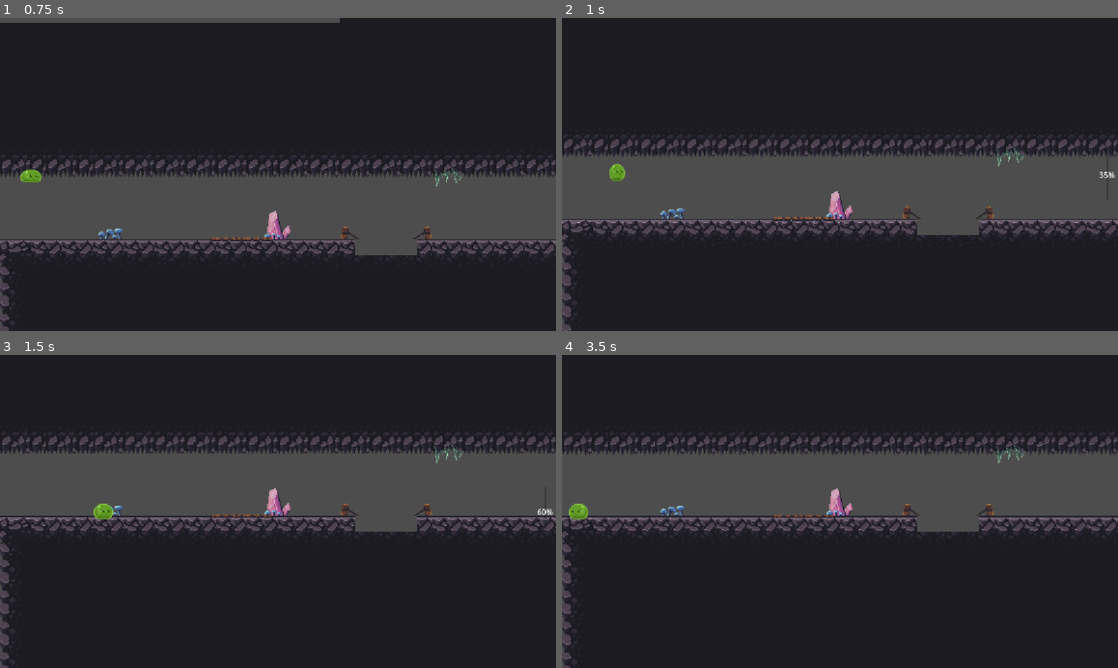
Above: before the commit, frames 1-4 (two rows, left to right).
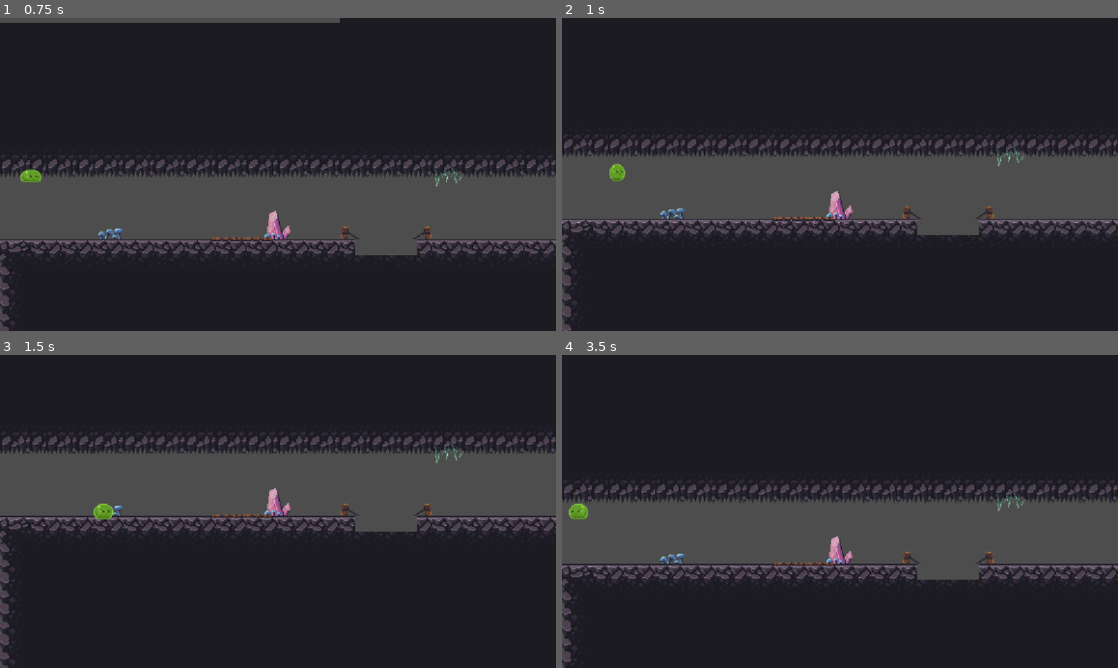
Above: after the commit, the same moments.

Repository: katfishkatfishing/bounce-
Game: Godot game, scene res://scenes/parkour/parkour.tscn
Two runs of this game, one before a commit and one after it. Both use one fixed random seed, a clock stepped at 60 frames per second and the inputs below. This scene is started directly instead of the project's main scene.
Inputs (mouse positions are in pixels of both pictures, inside the frame that each line leads up to):
- Up to frame 1 (0.75 s): tap Enter at 0.5 s; move the mouse to (250, 237) at 0.52 s; hold D (right) from 0.53 s (still down); hold W (up) from 0.53 s (still down); click (250, 237) at 0.67 s
- Up to frame 2 (1 s): keep holding D (right); keep holding W (up)
- Up to frame 3 (1.5 s): keep holding D (right); move the mouse to (444, 558) at 1.27 s; release W (up) at 1.28 s; tap Alt at 1.35 s
- Up to frame 4 (3.5 s): tap W (up) at 1.52, 1.55, 1.82, 2.85, 3.02, 3.32 s; move the mouse to (673, 464) at 2.02 s; release D (right) at 2.03 s; hold W (up) 2.03-2.78 s; hold A (left) from 2.03 s (still down); tap Shift at 2.1 s; move the mouse to (867, 511) at 2.77 s; click (867, 511) at 2.92 s

Frame 1 is identical in both runs. In frame 2, less than 0.1% of the frame differs, in the area x 96-100%, y 49-52%; in frame 3, less than 0.1%; in frame 4, 32%, in the area x 0-100%, y 25-100%.

Commit message:
fix jump works now

Diff:
--- a/bounce!/scripts/player.gd
+++ b/bounce!/scripts/player.gd
@@ -16,7 +16,9 @@
 
 #region
 var gpe_buildup : float = 0.0
+var rebound_primed: bool = false
 var is_bouncing_back: bool = false
+var is_rebound_jump: bool = false
 var coyote_timer: float = 0.0
 var coyote_time: float = 0.2
 var landing_timer: float = 0.0 #to count how long it takes to land
@@ -37,33 +39,27 @@
 	if not is_on_floor():
 		velocity += get_gravity() * delta
 		coyote_timer -= delta
+
 		if velocity.y > peak_fall_speed:
 			peak_fall_speed = velocity.y
 
-		if velocity.y > 0.0 and Input.is_action_pressed("up"):
+		# hold jump after falling
+		if Input.is_action_just_pressed("up"):
+			rebound_primed = true
+
+		if Input.is_action_just_released("up"):
+			rebound_primed = false
+			if velocity.y < 0.0 and not is_rebound_jump:
+				velocity.y *= 0.5
+
+		if rebound_primed and velocity.y > 0.0 and Input.is_action_pressed("up"):
 			energy_bar.visible = true
 			energy_bar.value = minf(peak_fall_speed * 0.5, max_buildup)
 		else:
 			energy_bar.visible = false
 	else:
 		coyote_timer = coyote_time
-
-	var just_landed = is_on_floor() and not was_on_floor_last_frame
-
-	if just_landed:
-		if Input.is_action_pressed("up") and peak_fall_speed > 0.0:
-			gpe_buildup = minf(peak_fall_speed * 0.5, max_buildup)
-			is_bouncing_back = true
-			landing_timer = coyote_time
-			peak_fall_speed = 0.0
-			energy_bar.visible = true
-			energy_bar.value = gpe_buildup
-		else:
-			if peak_fall_speed > fall_velocity_limit:
-				take_fall_damage(peak_fall_speed)
-				print(hp)
-			peak_fall_speed = 0.0
-			energy_bar.visible = false
+		is_rebound_jump = false
 
 	# Handle jump.
 	if is_bouncing_back:
@@ -71,6 +67,7 @@
 		if Input.is_action_just_released("up"):
 			animated_sprite_2d.play("jump")
 			velocity.y = JUMP_VELOCITY - gpe_buildup
+			is_rebound_jump = true
 			reset_bounce_energy()
 		elif landing_timer <= 0.0:
 			reset_bounce_energy()
@@ -88,13 +85,29 @@
 	elif direction < 0:
 		animated_sprite_2d.flip_h = true
 
-
 	if direction:
 		velocity.x = direction * SPEED
 	else:
 		velocity.x = move_toward(velocity.x, 0, SPEED)
 
 	move_and_slide()
+
+	var just_landed = is_on_floor() and not was_on_floor_last_frame
+
+	if just_landed:
+		if rebound_primed and Input.is_action_pressed("up") and peak_fall_speed > 0.0:
+			gpe_buildup = minf(peak_fall_speed * 0.5, max_buildup)
+			is_bouncing_back = true
+			landing_timer = coyote_time
+			peak_fall_speed = 0.0
+			energy_bar.visible = true
+			energy_bar.value = gpe_buildup
+		else:
+			if peak_fall_speed > fall_velocity_limit:
+				take_fall_damage(peak_fall_speed)
+				print(hp)
+			peak_fall_speed = 0.0
+			reset_bounce_energy()
 
 	update_animation(direction)
 
@@ -125,6 +138,7 @@
 
 func reset_bounce_energy() -> void:
 	gpe_buildup = 0.0
+	rebound_primed = false
 	is_bouncing_back = false
 	landing_timer = 0.0
 	energy_bar.value = 0.0
